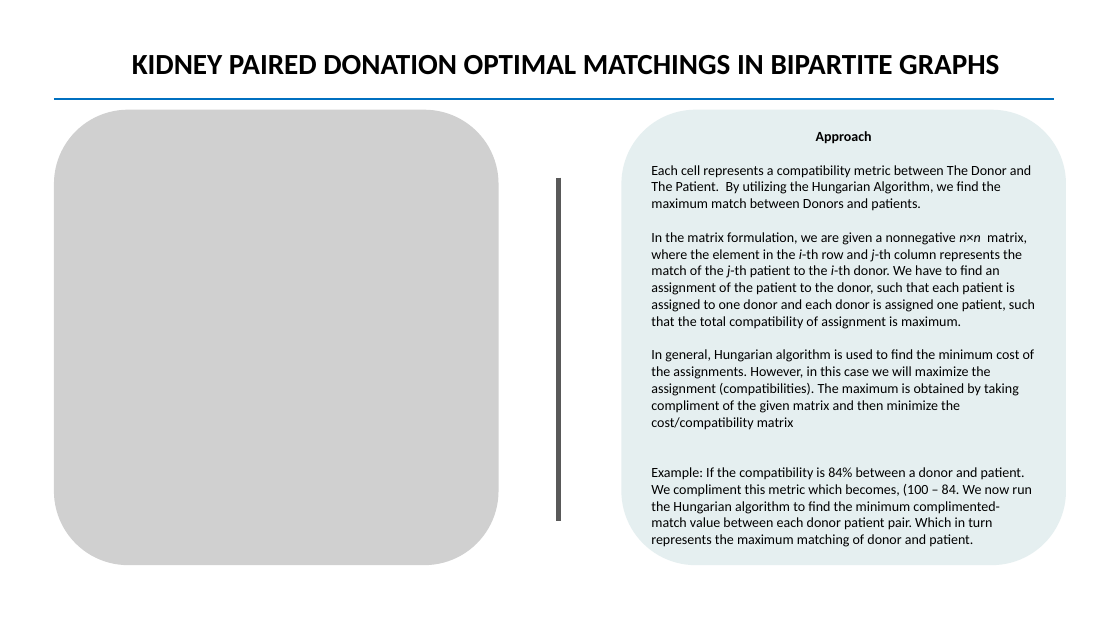
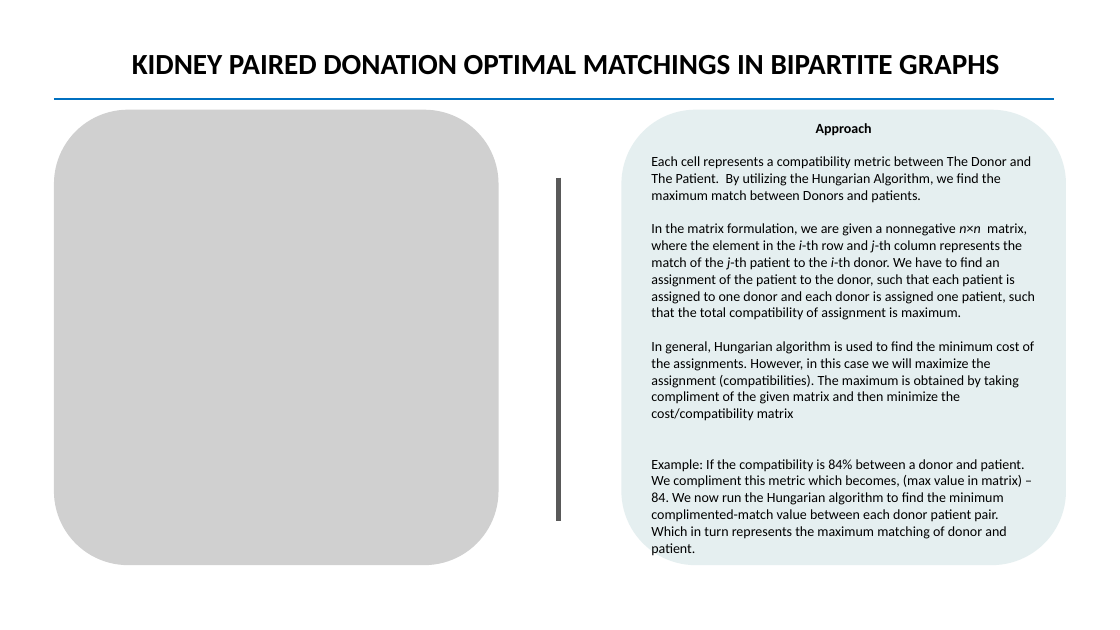
Before and after one commit to harish-udhay/Hungarian_algorithm_for_kidney_exchange, a slide deck: slide 1 of project.pptx. Drawn at 1120x630 pixels with LibreOffice and Linux fonts; fonts in the diff are those of the drawing; grey boxes stand for pictures. Boxes give left, top, right and bottom in pixels: in the first picture for what was removed or moved away, otherwise in the second. Text is boxed around its words. In the diff, an @@ line names an element or a change of style, - is before the commit and + after.

```diff
--- a/project.pptx
+++ b/project.pptx
@@ text in rounded rectangle at bbox=[651, 459, 1025, 555]: text changed @@
-Example: If the compatibility is 84% between a donor and patient. We compliment this metric which becomes, (100 – 84. We now run the Hungarian algorithm to find the minimum complimented-match value between each donor patient pair. Which in turn represents the maximum matching of donor and patient.
+Example: If the compatibility is 84% between a donor and patient. We compliment this metric which becomes, (max value in matrix) – 84. We now run the Hungarian algorithm to find the minimum complimented-match value between each donor patient pair. Which in turn represents the maximum matching of donor and patient.
```
